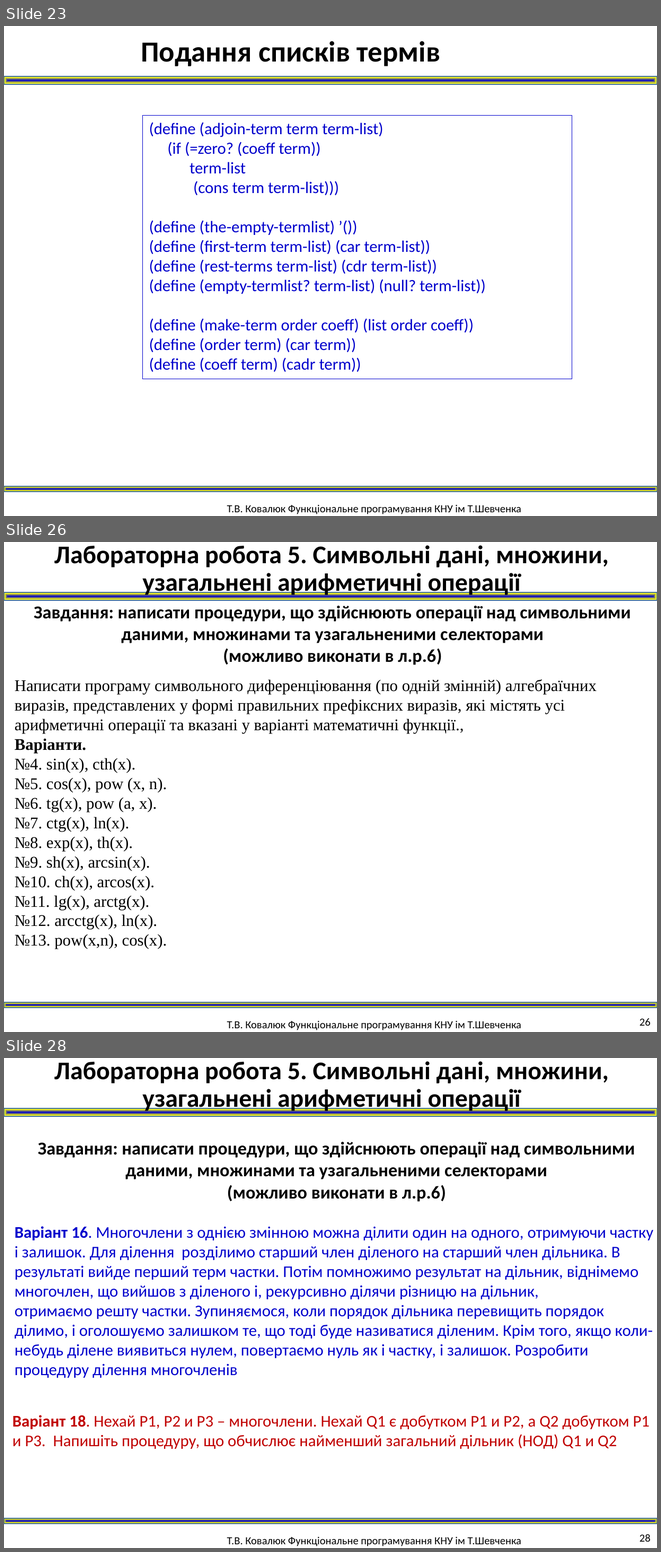
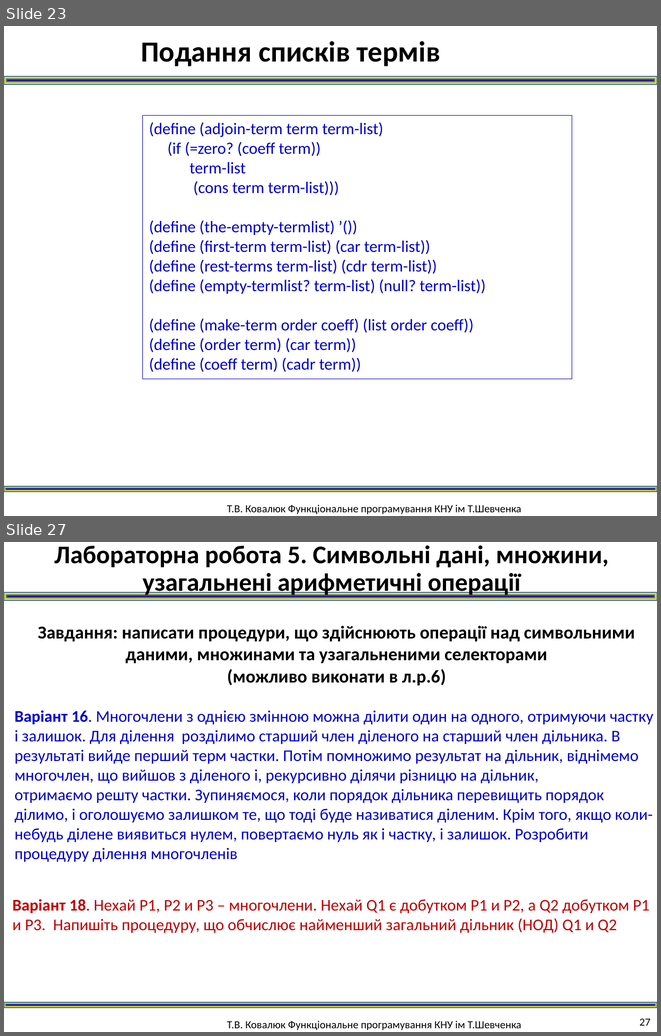
Before and after one commit to vladloza/funcprogram, a slide deck: лек6. Системи узагальнених операцій.pptx. Shown one above the other, each under a label of ours: slides 23, 26 and 28 before the commit, slides 23 and 27 after it; the slides between them are not shown. The pictures are 661x1552 and 661x1036 pixels, drawn with LibreOffice and Linux fonts; fonts in the diff are those of the drawing. Boxes give left, top, right and bottom in pixels: in the first picture for what was removed or moved away, otherwise in the second. Text is boxed around its words. In the diff, an @@ line names an element or a change of style, - is before the commit and + after.

```diff
--- a/лек6. Системи узагальнених операцій.pptx
+++ b/лек6. Системи узагальнених операцій.pptx
@@ slide 26 removed at box(4, 542, 657, 1032), background #FFFFFF; not listed: 3 template elements that a slide beside it also shows @@
@@ text removed at box(54, 545, 609, 597) @@
-Лабораторна робота 5. Символьні дані, множини, узагальнені арифметичні операції
@@ text removed at box(34, 606, 630, 665) @@
-Завдання: написати процедури, що здійснюють операції над символьними даними, множинами та узагальненими сeлекторами
-(можливо виконати в л.р.6)
@@ text removed at box(15, 679, 597, 949) @@
-Написати програму символьного диференціювання (по одній змінній) алгебраїчних виразів, представлених у формі правильних префіксних виразів, які містять усі арифметичні операції та вказані у варіанті математичні функції.,
-Варіанти.
-№4. sin(x), cth(x).
-№5. cos(x), pow (x, n).
-№6. tg(x), pow (a, x).
-№7. ctg(x), ln(x).
-№8. exp(x), th(x).
-№9. sh(x), arcsin(x).
-№10. ch(x), arcos(x).
-№11. lg(x), arctg(x).
-№12. arcctg(x), ln(x).
-№13. pow(x,n), cos(x).
@@ page number removed at box(639, 1018, 651, 1025) @@
-26
@@ what was slide 28 is now slide 27 @@
@@ page number at box(639, 1018, 651, 1025): text changed @@
-28
+27
```
Also in this commit, not shown: 2 slides added, 2 other slides removed.
